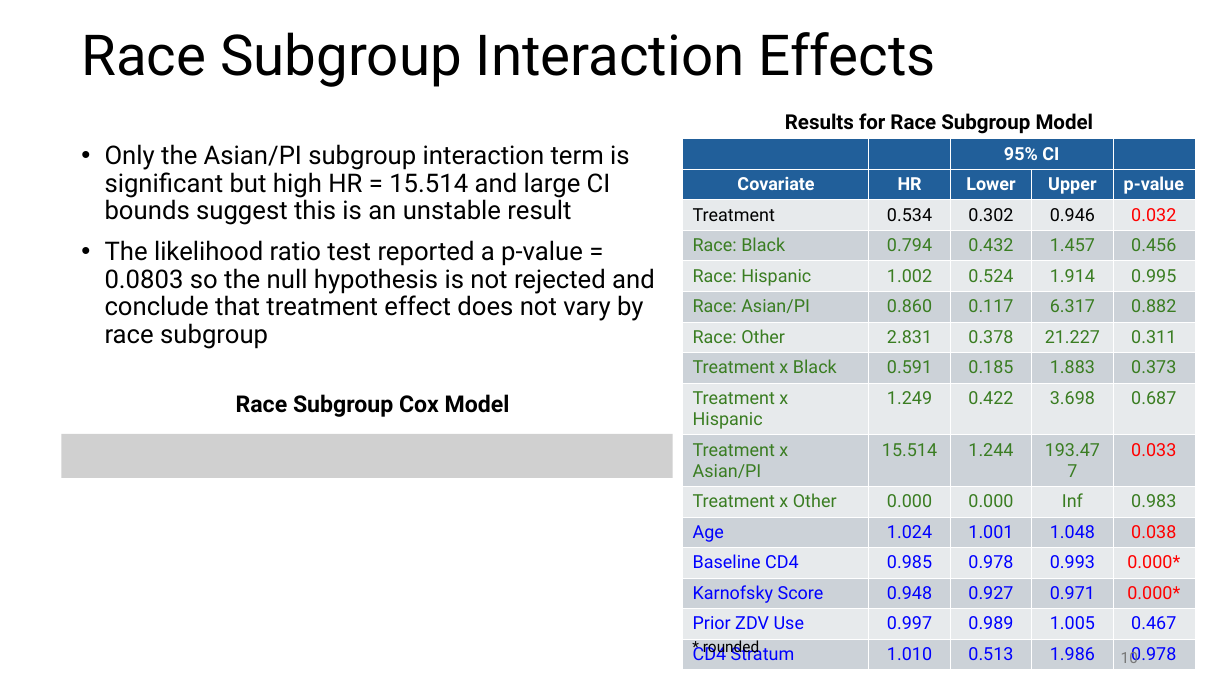
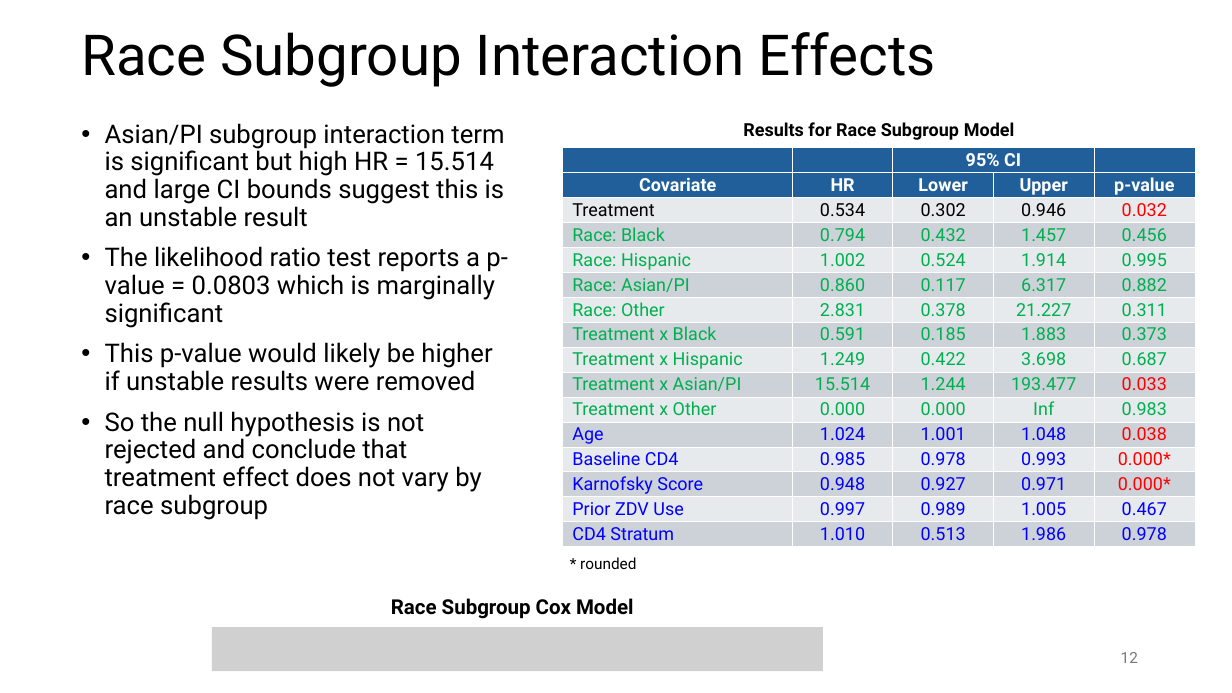
Before and after one commit to susanpeck/Math261BExperimentalDesignProject, a slide deck: slide 12 of Document_Files/Presentation_Slides_v1.pptx (slide 10 before the commit). Drawn at 1232x693 pixels with LibreOffice and Linux fonts; fonts in the diff are those of the drawing; grey boxes stand for pictures. Boxes give left, top, right and bottom in pixels: in the first picture for what was removed or moved away, otherwise in the second. Text is boxed around its words. In the diff, an @@ line names an element or a change of style, - is before the commit and + after.

Commit message:
Slide updates

```diff
--- a/Document_Files/Presentation_Slides_v1.pptx
+++ b/Document_Files/Presentation_Slides_v1.pptx
@@ text "Results for Race Subgroup Model": place and size @@
-text "Results for Race Subgroup Model" at [785, 113, 1094, 134]
+text "Results for Race Subgroup Model" at [743, 122, 1015, 140]
@@ text "Results for Race Subgroup Model" at [743, 122, 1015, 140]: size 16 to 14 pt @@
@@ text at [105, 123, 508, 520]: text changed @@
-• Only the Asian/PI subgroup interaction term is significant but high HR = 15.514 and large CI bounds suggest this is an unstable result
-• The likelihood ratio test reported a p-value = 0.0803 so the null hypothesis is not rejected and conclude that treatment effect does not vary by race subgroup
+• Asian/PI subgroup interaction term is significant but high HR = 15.514 and large CI bounds suggest this is an unstable result
+• The likelihood ratio test reports a p-value = 0.0803 which is marginally significant
+• This p-value would likely be higher if unstable results were removed
+• So the null hypothesis is not rejected and conclude that treatment effect does not vary by race subgroup
@@ table at [563, 148, 1195, 551] @@
@@ text colour #3B7D23 to #00B050 in "Race: Black", "0.794", "0.432", "1.457" and 35 more places @@
@@ table: place and size @@
-table at [684, 139, 1195, 667]
+table at [563, 148, 1195, 551]
@@ picture removed at [61, 434, 672, 479] @@
@@ text "* rounded" rewrapped from [703, 639, 759, 656] to [580, 557, 636, 569] @@
@@ text "Race Subgroup Cox Model": place and size @@
-text "Race Subgroup Cox Model" at [236, 394, 510, 417]
+text "Race Subgroup Cox Model" at [391, 598, 634, 619]
@@ text "Race Subgroup Cox Model" at [391, 598, 634, 619]: size 18 to 16 pt @@
@@ picture added at [212, 628, 823, 672] @@
@@ page number at [1121, 652, 1138, 663]: text changed @@
-10
+12
```
Also in this commit, not shown: 7 other slides changed, 2 slides added.
